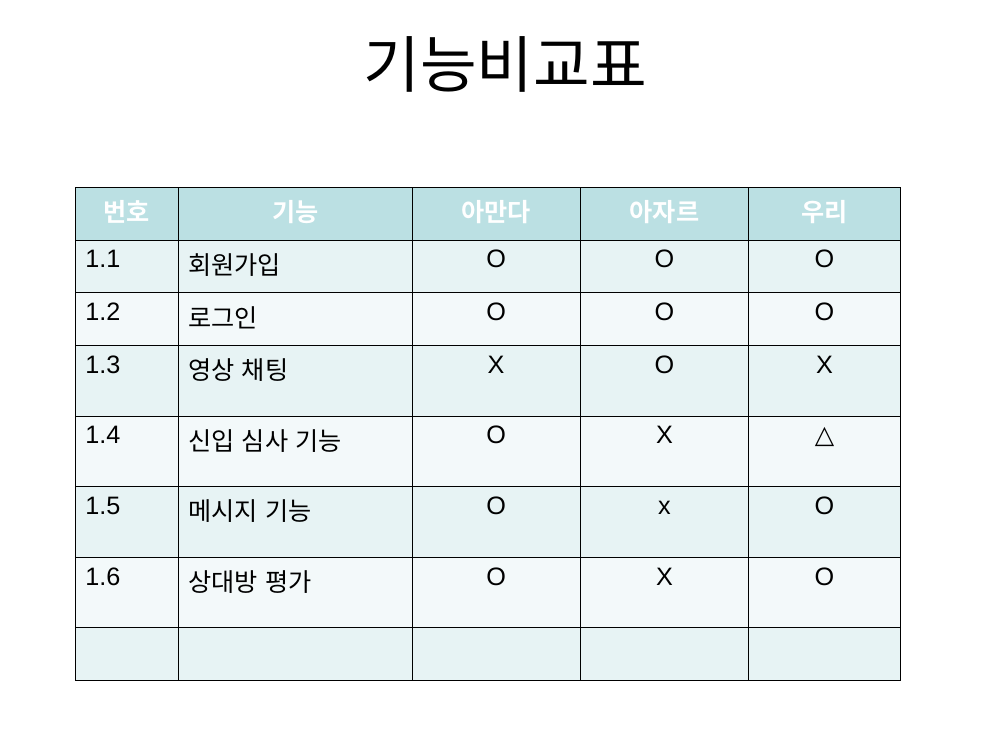
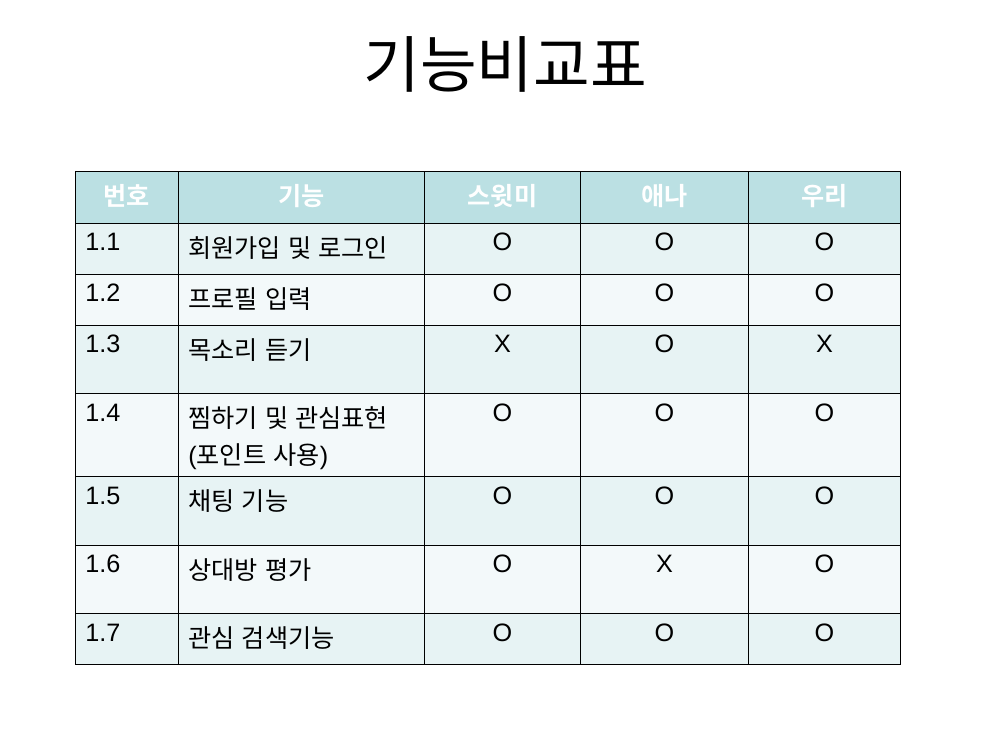
Before and after one commit to ydw0113/Journeyon, a slide deck: slide 5 of 조현재,유동완,김유완,강대원(HUG).ppt. Drawn at 1008x756 pixels with LibreOffice and Linux fonts; fonts in the diff are those of the drawing; background and template pictures are left out. Boxes give left, top, right and bottom in pixels: in the first picture for what was removed or moved away, otherwise in the second. Text is boxed around its words. In the diff, an @@ line names an element or a change of style, - is before the commit and + after.

```diff
--- a/조현재,유동완,김유완,강대원(HUG).ppt
+++ b/조현재,유동완,김유완,강대원(HUG).ppt
@@ table at (x1=76, y1=171, x2=900, y2=664) @@
-row 1, column 3: 아만다
+row 1, column 3: 스윗미
-row 1, column 4: 아자르
+row 1, column 4: 애나
-row 2, column 2: 회원가입
+row 2, column 2: 회원가입 및 로그인
-row 3, column 2: 로그인
+row 3, column 2: 프로필 입력
-row 4, column 2: 영상 채팅
+row 4, column 2: 목소리 듣기
-row 5: 1.4 | 신입 심사 기능 | O | X | △
+row 5: 1.4 | 찜하기 및 관심표현 / (포인트 사용) | O | O | O
-row 6, column 2: 메시지 기능
+row 6, column 2: 채팅 기능
-row 6, column 4: x
+row 6, column 4: O
-row 8:  |  |  |  | 
+row 8: 1.7 | 관심 검색기능 | O | O | O
@@ table moved from (x1=76, y1=187, x2=900, y2=680) to (x1=76, y1=171, x2=900, y2=664) @@
```
Also in this commit, not shown: 1 other slide changed.
